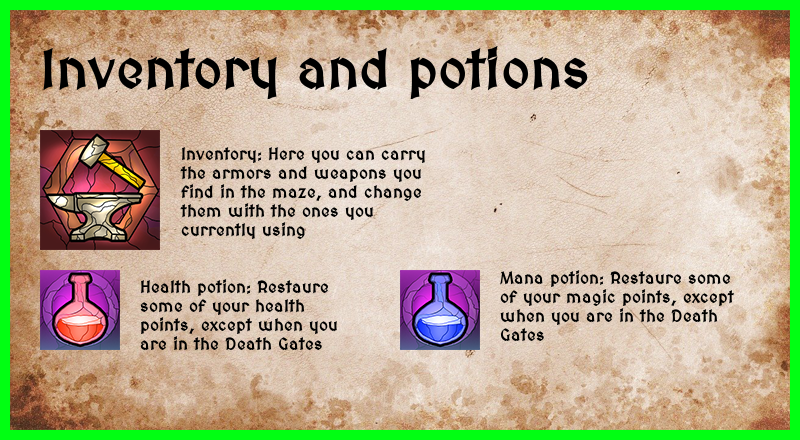
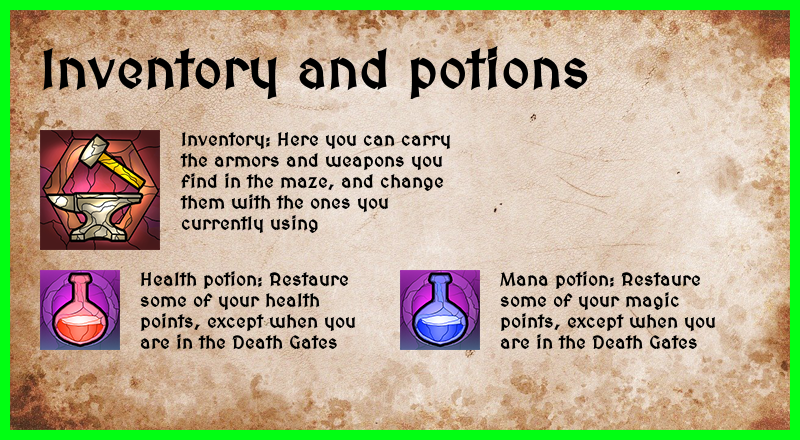
Layers edited between the first and the second 800px x 440px image:
painted on "Mana potion: Restaure some of ..." over 500, 270, 734, 349
painted on "Health potion: Restaure some o..." over 140, 271, 355, 350
painted on "Inventory: Here you can carry ..." over 180, 132, 450, 239
